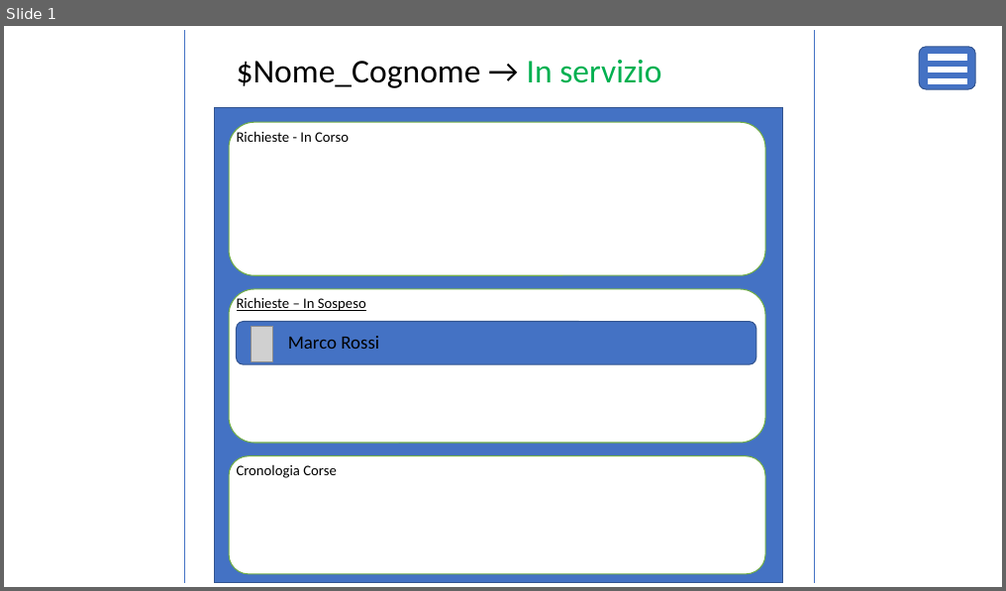
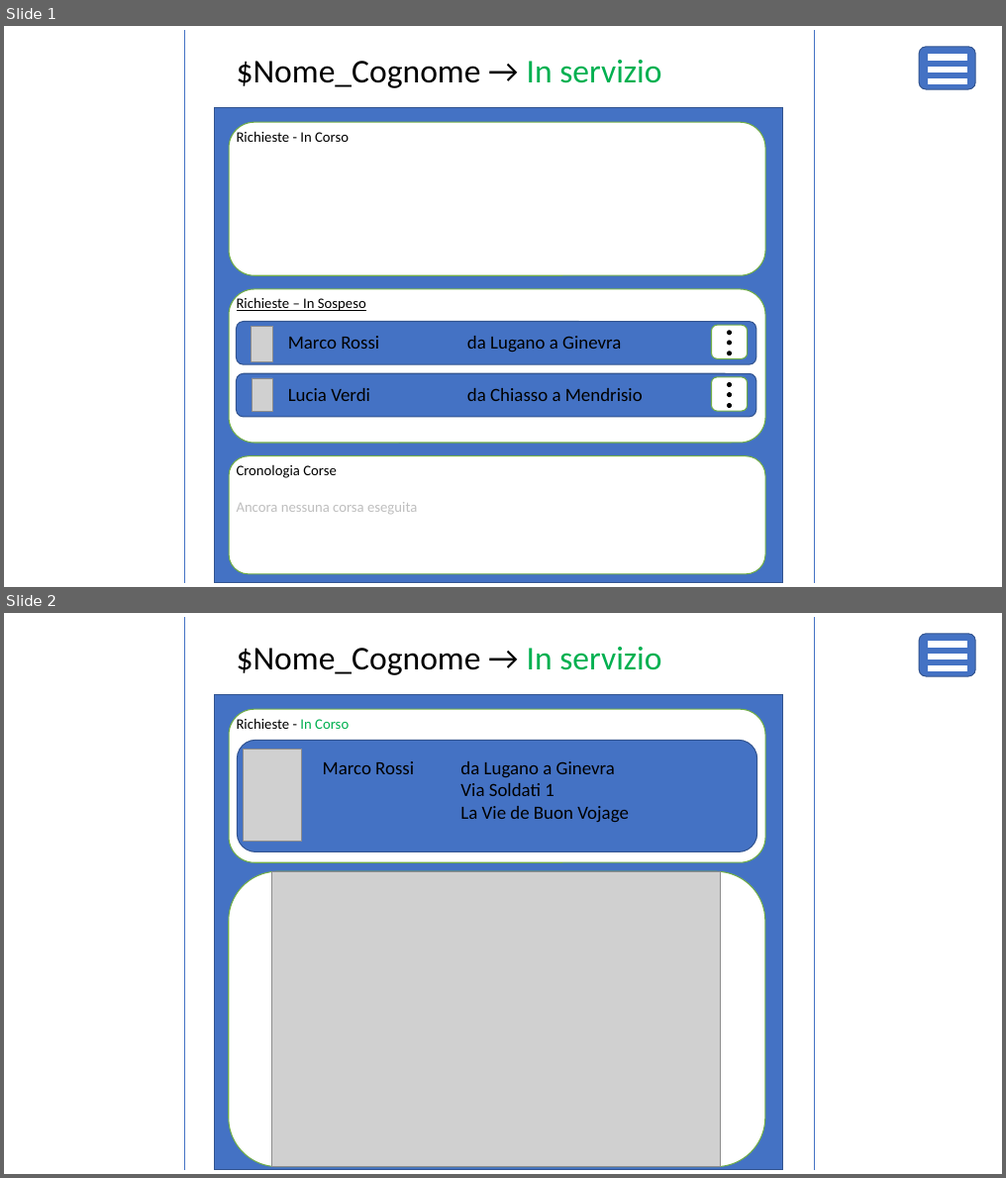
Before and after one commit to giada-pintos/progetto_m306, a slide deck: Mockup Taxi App.pptx. Shown one above the other, each under a label of ours: slide 1 before the commit, slides 1 and 2 after it. The pictures are 1006x591 and 1006x1178 pixels, drawn with LibreOffice and Linux fonts; fonts in the diff are those of the drawing; grey boxes stand for pictures. Boxes give left, top, right and bottom in pixels: in the first picture for what was removed or moved away, otherwise in the second. Text is boxed around its words. In the diff, an @@ line names an element or a change of style, - is before the commit and + after.

Commit message:
update pp

```diff
--- a/Mockup Taxi App.pptx
+++ b/Mockup Taxi App.pptx
@@ slide 2 added at [4, 613, 1002, 1174], background #FFFFFF @@
@@ line added from (184, 618) to (184, 1170), #4472C4 0.5 pt @@
@@ line added from (814, 618) to (814, 1170), #4472C4 0.5 pt @@
@@ rounded rectangle added at [919, 634, 976, 676], fill #4472C4, outline #325491 1 pt @@
@@ text added at [237, 647, 661, 675], 32 pt, text #000000 @@
+$Nome_Cognome → In servizio
@@ line added from (929, 645) to (966, 645), #FFFFFF 6 pt @@
@@ line added from (929, 657) to (966, 657), #FFFFFF 6 pt @@
@@ line added from (929, 668) to (966, 668), #FFFFFF 6 pt @@
@@ rectangle added at [215, 694, 783, 1170], fill #4472C4, outline #325491 1 pt @@
@@ rounded rectangle added at [229, 710, 765, 863], fill #FFFFFF, outline #70AD47 1 pt @@
@@ text added at [237, 716, 349, 729], 14 pt, text #000000 @@
+Richieste - In Corso
@@ group added at [237, 741, 757, 853]: 2 texts, 1 rounded rectangle, 1 picture @@
+Marco Rossi
+da Lugano a Ginevra
+Via Soldati 1
+La Vie de Buon Vojage
@@ rounded rectangle added at [229, 872, 765, 1167], fill #FFFFFF, outline #70AD47 1 pt @@
@@ picture added at [272, 872, 721, 1167] @@
@@ slide 1 changed as well @@
@@ group added at [467, 325, 747, 360]: 3 ellipses, 1 text, 1 rounded rectangle @@
+da Lugano a Ginevra
@@ picture added at [252, 378, 272, 411] @@
@@ group added at [236, 374, 756, 417]: 3 ellipses, 2 rounded rectangles, 2 texts @@
+Lucia Verdi
+da Chiasso a Mendrisio
@@ text added at [237, 502, 417, 514], 14 pt, text #BFBFBF @@
+Ancora nessuna corsa eseguita
```
